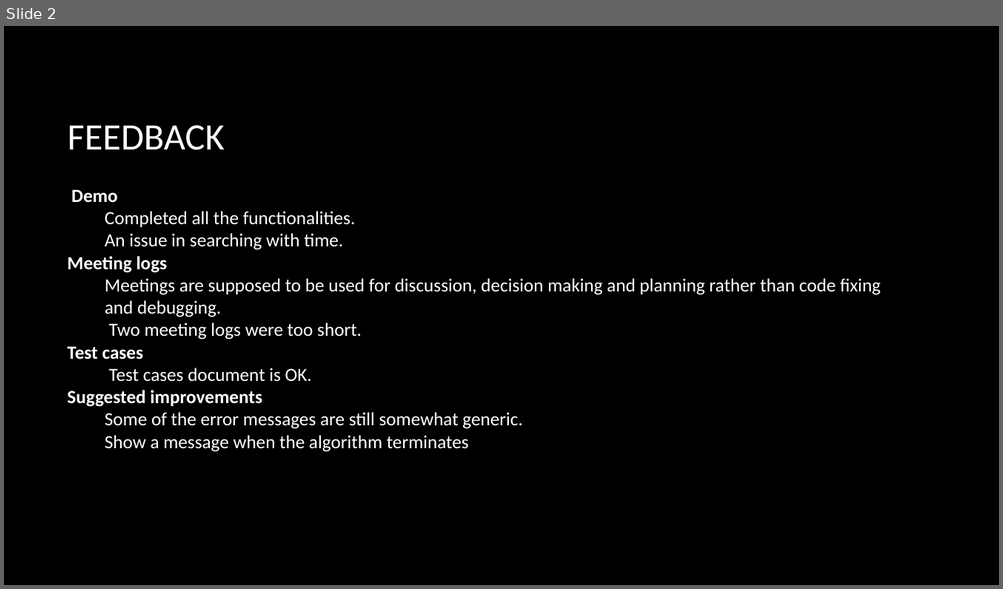
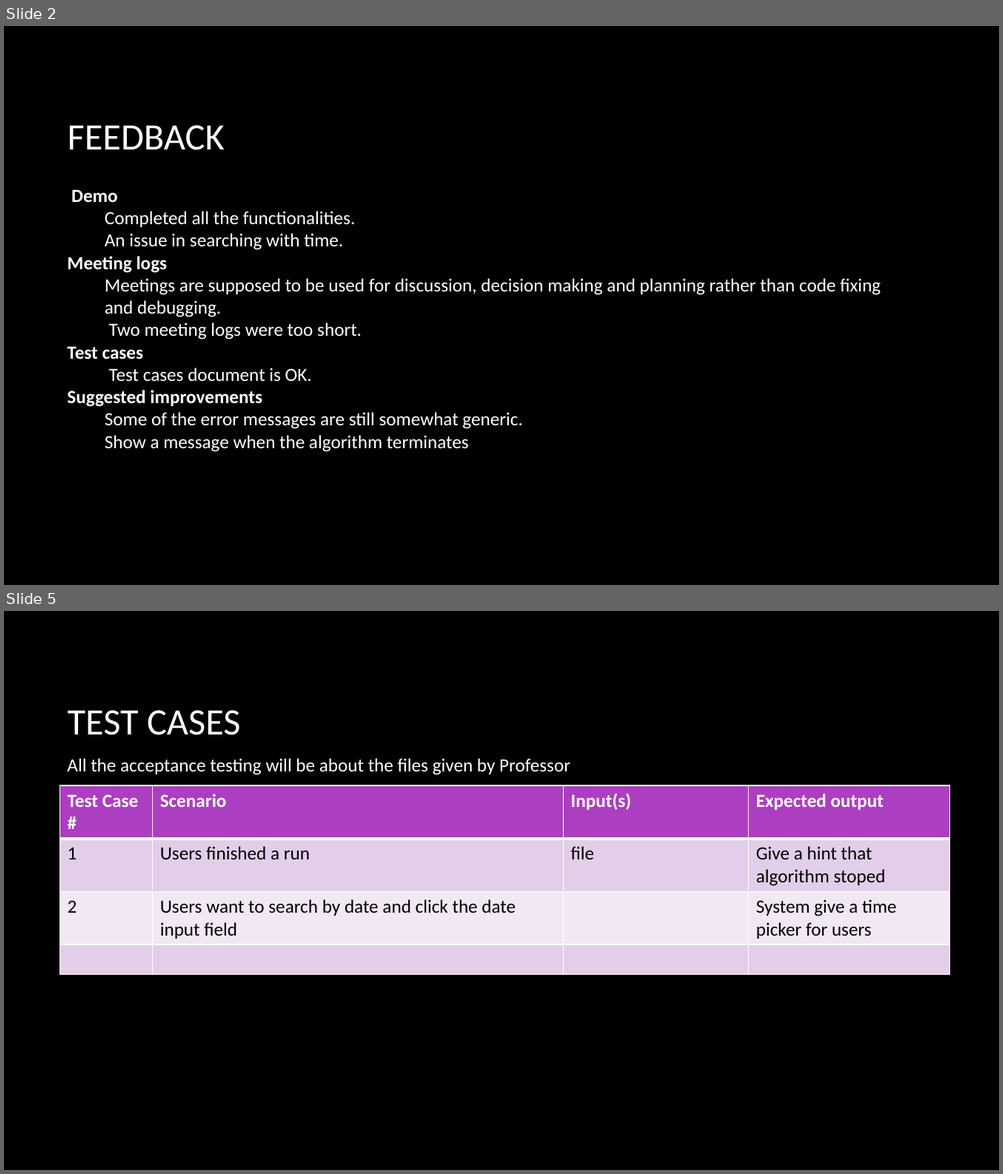
Before and after one commit to Giant-Visualize/Giant-Visualize-Multi-Agent-Patrolling, a slide deck: Document/GIANTS_SixthPresentation.pptx. Shown one above the other, each under a label of ours: slide 2 before the commit, slides 2 and 5 after it; the slides between them are not shown. The pictures are 1003x589 and 1003x1174 pixels, drawn with LibreOffice and Linux fonts; fonts in the diff are those of the drawing; background and template pictures are left out. Boxes give left, top, right and bottom in pixels: in the first picture for what was removed or moved away, otherwise in the second. Text is boxed around its words. In the diff, an @@ line names an element or a change of style, - is before the commit and + after.

```diff
--- a/Document/GIANTS_SixthPresentation.pptx
+++ b/Document/GIANTS_SixthPresentation.pptx
@@ slide 5 added at <box>4,611,999,1170</box>, background picture (left out) @@
@@ title added at <box>68,710,240,735</box>, 36 pt, text #FFFFFF @@
+TEST CASES
@@ text added at <box>67,758,570,775</box>, 18 pt, text #FFFFFF @@
+All the acceptance testing will be about the files given by Professor
@@ table added at <box>60,786,949,973</box>, 4 rows, 4 columns @@
+Test Case # | Scenario | Input(s) | Expected output
+1 | Users finished a run | file | Give a hint that algorithm stoped
+2 | Users want to search by date and click the date input field |  | System give a time picker for users
+ |  |  | 
```
Also in this commit, not shown: 1 slide changed, 2 other slides added, 1 slide removed, 3 other files.
